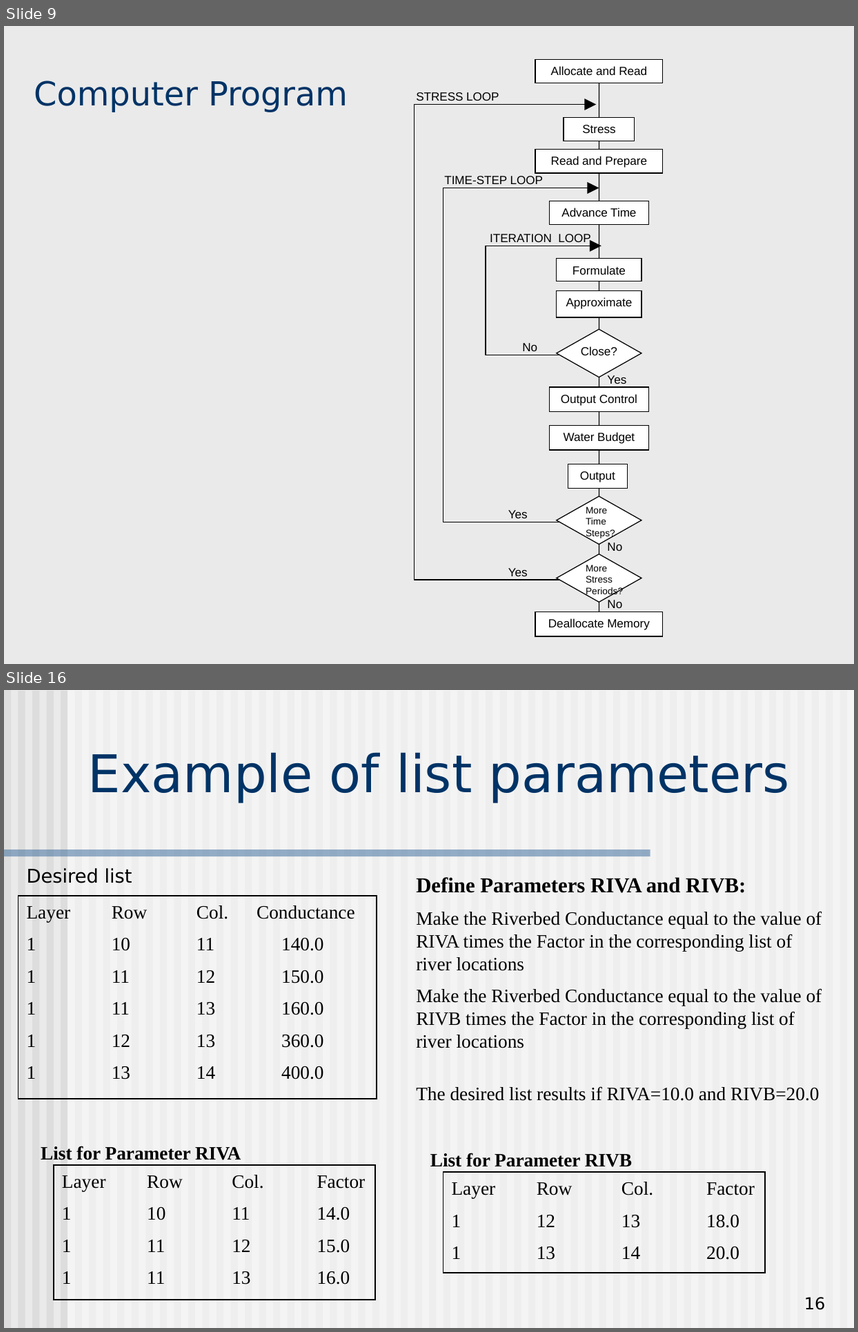
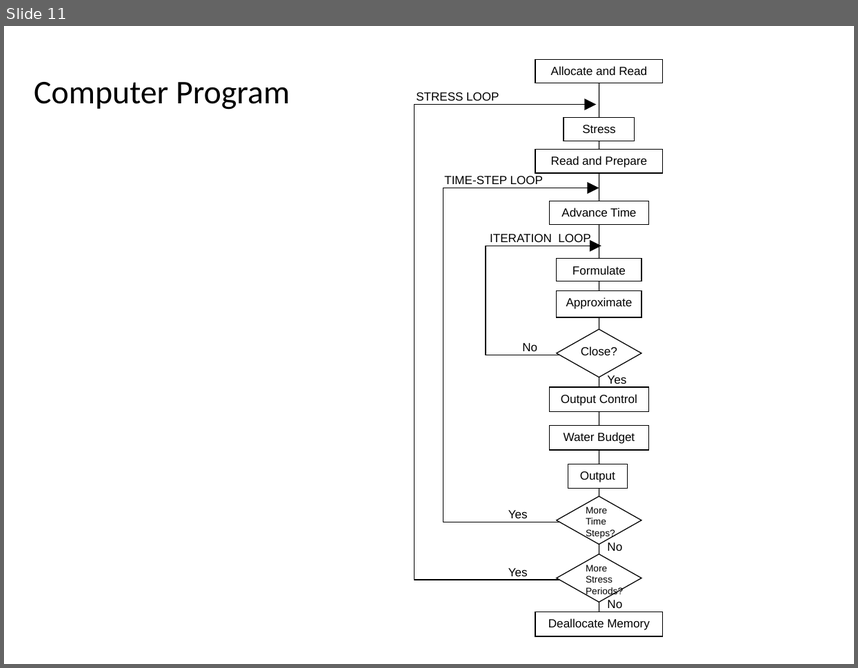
Before and after one commit to behroozetebari/navy2018_classrepo, a slide deck: presentations/Lecture04_Modflow_Introduction.pptx. Shown one above the other, each under a label of ours: slides 9 and 16 before the commit, slide 11 after it; the slides between them are not shown. The pictures are 858x1332 and 858x668 pixels, drawn with LibreOffice and Linux fonts; fonts in the diff are those of the drawing. Boxes give left, top, right and bottom in pixels: in the first picture for what was removed or moved away, otherwise in the second. Text is boxed around its words. In the diff, an @@ line names an element or a change of style, - is before the commit and + after.

```diff
--- a/presentations/Lecture04_Modflow_Introduction.pptx
+++ b/presentations/Lecture04_Modflow_Introduction.pptx
@@ slide 16 removed at bbox=[4, 690, 854, 1328], background #EAEAEA @@
@@ title removed at bbox=[88, 752, 790, 803] @@
-Example of list parameters
@@ group removed at bbox=[4, 690, 854, 1328]: 62 rectangles @@
@@ text removed at bbox=[27, 868, 132, 883] @@
-Desired list
@@ rectangle removed at bbox=[18, 896, 377, 1099] @@
-Layer Row Col. Conductance
-1 10 11 140.0
-1 11 12 150.0
-1 11 13 160.0
-1 12 13 360.0
-1 13 14 400.0
@@ text removed at bbox=[416, 877, 822, 1101] @@
-Define Parameters RIVA and RIVB:
-Make the Riverbed Conductance equal to the value of RIVA times the Factor in the corresponding list of river locations
-Make the Riverbed Conductance equal to the value of RIVB times the Factor in the corresponding list of river locations
-The desired list results if RIVA=10.0 and RIVB=20.0
@@ text removed at bbox=[41, 1145, 241, 1160] @@
-List for Parameter RIVA
@@ rectangle removed at bbox=[53, 1164, 375, 1299] @@
-Layer Row Col. Factor
-1 10 11 14.0
-1 11 12 15.0
-1 11 13 16.0
@@ text removed at bbox=[430, 1152, 632, 1167] @@
-List for Parameter RIVB
@@ rectangle removed at bbox=[444, 1172, 766, 1272] @@
-Layer Row Col. Factor
-1 12 13 18.0
-1 13 14 20.0
@@ page number removed at bbox=[804, 1297, 826, 1310] @@
-16
@@ what was slide 9 is now slide 11 @@
@@ slide 11 changed as well @@
@@ background #EAEAEA to #FFFFFF @@
@@ title "Computer Program" at bbox=[34, 82, 290, 109]: font DejaVu Sans to Calibri, text colour #003366 to #000000; line spacing 1 to 0.9; vertical alignment bottom to middle @@
```
Also in this commit, not shown: 49 other slides changed, 8 slides added, 12 other slides removed.
